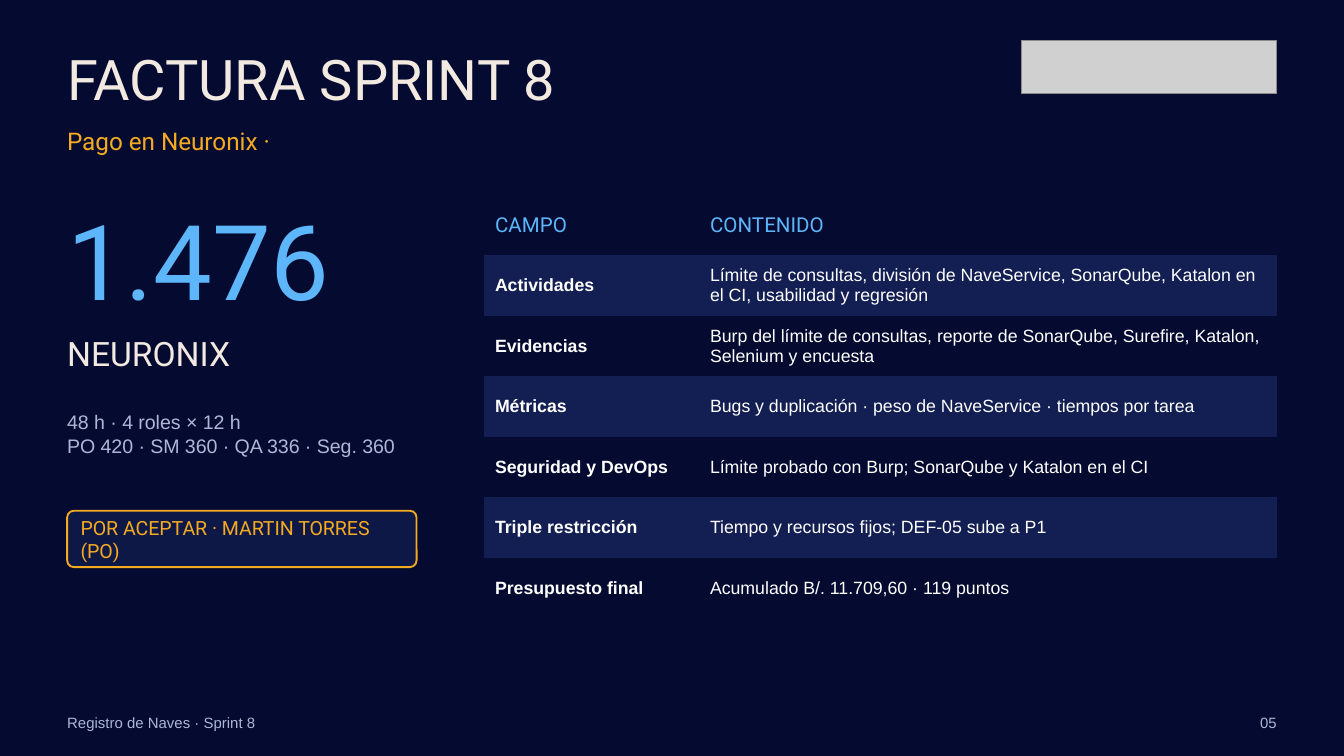
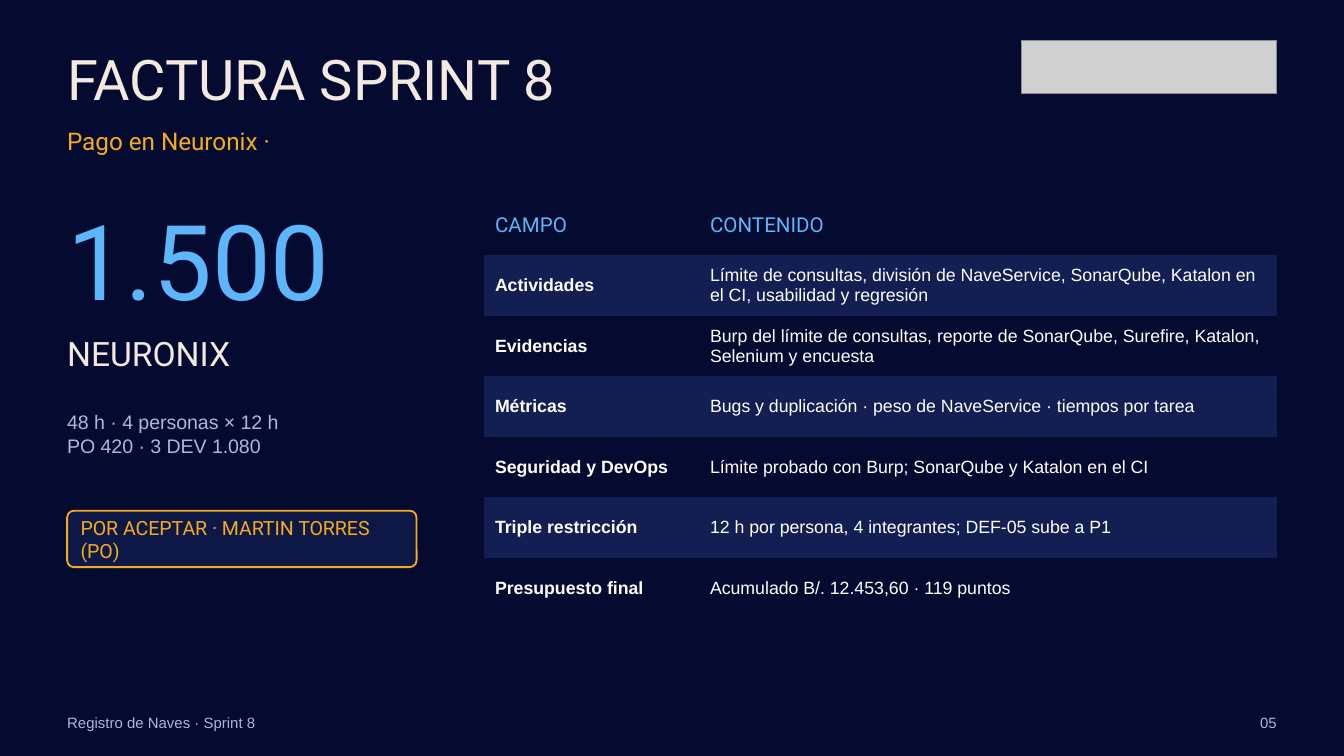
Before and after one commit to torres-martin/registro-maritimo-digital, a slide deck: slide 5 of docs/Sprint8-RegistroNaves.pptx. Drawn at 1344x756 pixels with LibreOffice and Linux fonts; fonts in the diff are those of the drawing; grey boxes stand for pictures. Boxes give left, top, right and bottom in pixels: in the first picture for what was removed or moved away, otherwise in the second. Text is boxed around its words. In the diff, an @@ line names an element or a change of style, - is before the commit and + after.

```diff
--- a/docs/Sprint8-RegistroNaves.pptx
+++ b/docs/Sprint8-RegistroNaves.pptx
@@ table at (484,195,1277,618) @@
-row 6, column 2: Tiempo y recursos fijos; DEF-05 sube a P1
+row 6, column 2: 12 h por persona, 4 integrantes; DEF-05 sube a P1
-row 7, column 2: Acumulado B/. 11.709,60 · 119 puntos
+row 7, column 2: Acumulado B/. 12.453,60 · 119 puntos
@@ text at (67,224,330,301): text changed @@
-1.476
+1.500
@@ text at (67,415,279,453): text changed @@
-48 h · 4 roles × 12 h
-PO 420 · SM 360 · QA 336 · Seg. 360
+48 h · 4 personas × 12 h
+PO 420 · 3 DEV 1.080
```
Also in this commit, not shown: 4 other slides changed, 1 other file.
